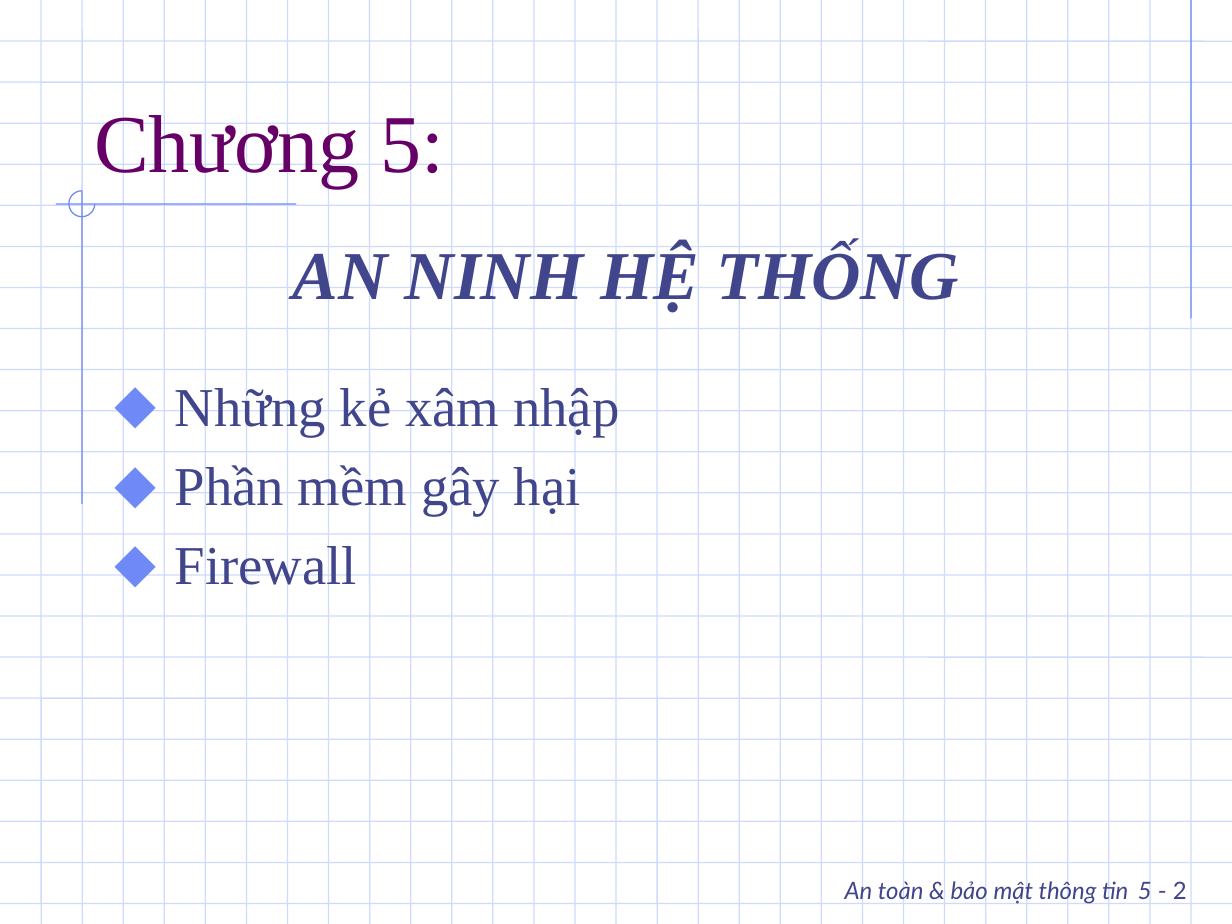
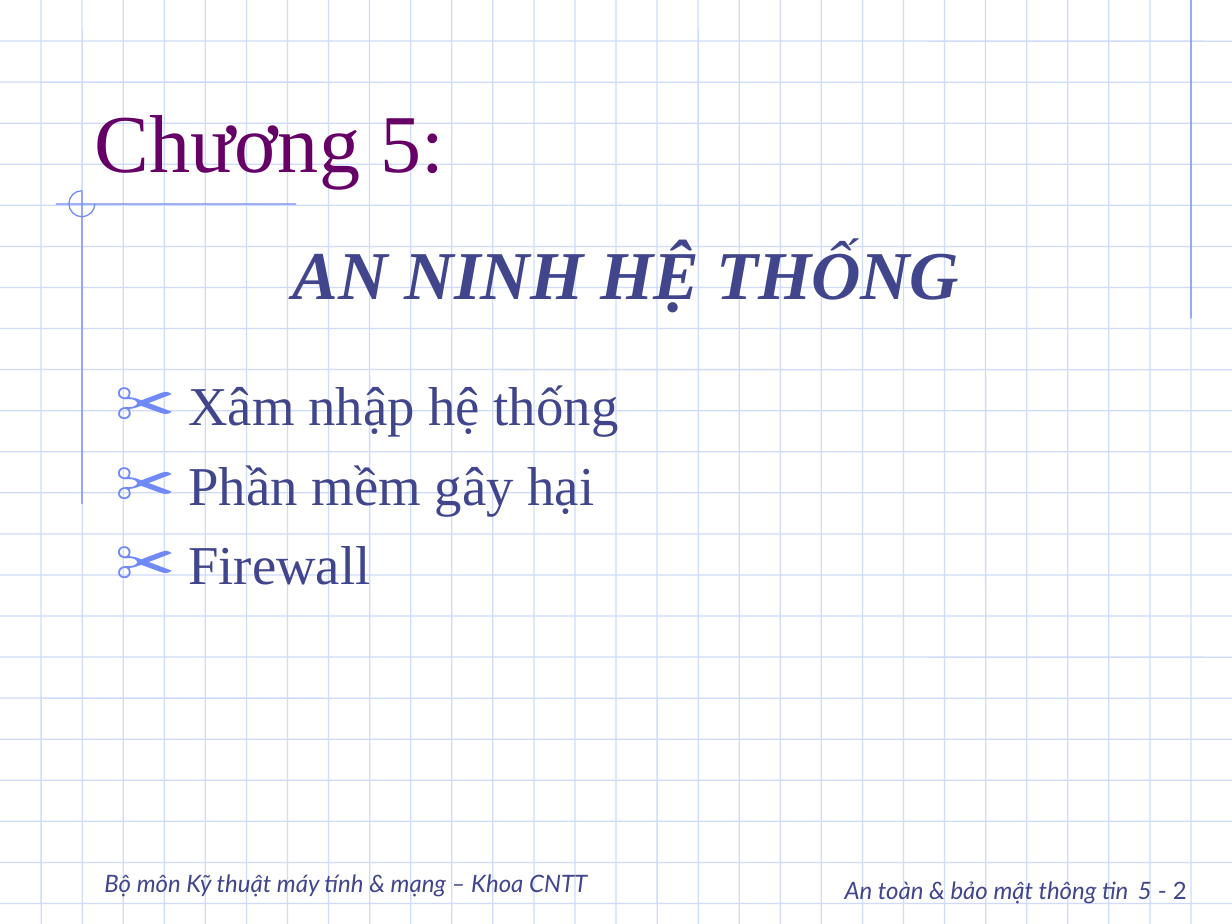
Before and after one commit to DangHieu19022004/ATTT, a slide deck: slide 2 of slide/Phan05.ppt. Drawn at 1232x924 pixels with LibreOffice and Linux fonts; fonts in the diff are those of the drawing; background and template pictures are left out. Boxes give left, top, right and bottom in pixels: in the first picture for what was removed or moved away, otherwise in the second. Text is boxed around its words. In the diff, an @@ line names an element or a change of style, - is before the commit and + after.

```diff
--- a/slide/Phan05.ppt
+++ b/slide/Phan05.ppt
@@ text at (188,383,619,436): text changed @@
-⬥ Những kẻ xâm nhập
+✂ Xâm nhập hệ thống
@@ text at (188,463,594,595): bullet ⬥ to ✂ @@
@@ text added at (104,871,587,898), 14 pt, text #40458C, italic @@
+Bộ môn Kỹ thuật máy tính & mạng – Khoa CNTT
```
Also in this commit, not shown: 46 other slides changed, 6 slides added, 5 slides removed, 40 other files.
